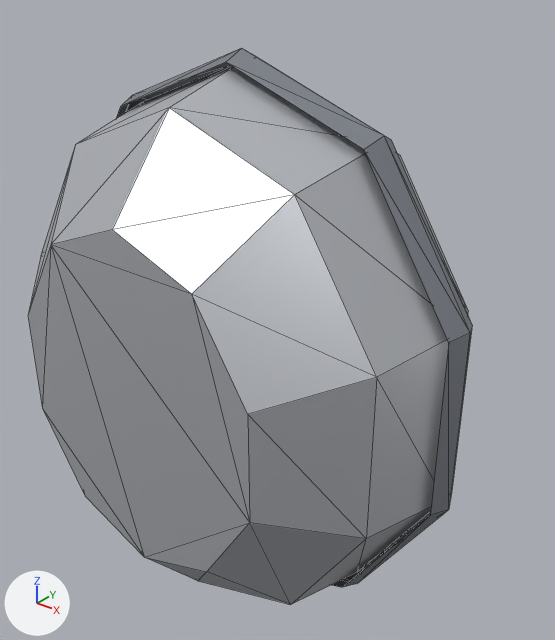
Before and after pictures for a commit that changed the glTF model client/public/models/armour/helm_cap.glb.
One viewpoint serves both versions: a 50 mm lens placed at (0.669, -3.495, 0.604), pointed at (0.009, -2.669, 0.092). Lighting does not change. The marker at lower left points along +X, +Y and +Z. The older version comes first. Mesh edges are drawn as thin lines. Vertices at exactly the same position are counted once.

In view in the first picture: 'Head'.
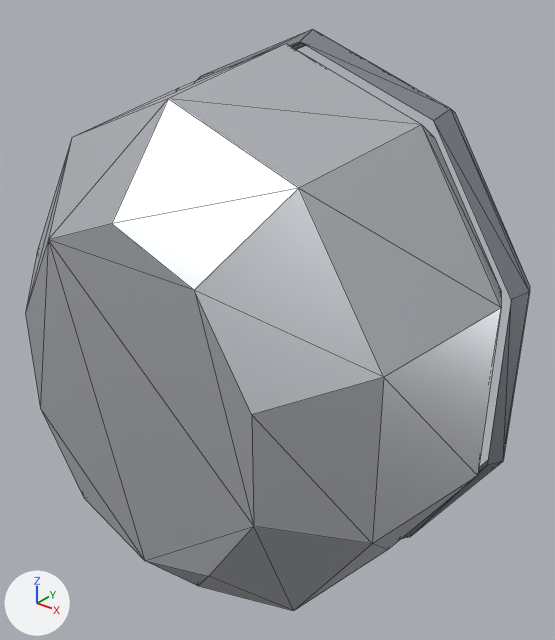
Scene script edits in JSON lines:
```json
{"block": "me_head", "where": "# used by ob_head; location = (0.0, 0.0, 0.0)"}
{"op": "remove", "block": "me_head", "code": "me_head.from_pydata(...)  # 86 vertices, 144 faces; spans x -0.344..0.344, y -2.96..-2.64, z -0.35..0.49"}
{"op": "add", "block": "me_head", "code": "me_head.from_pydata(...)  # 86 vertices, 144 faces; spans x -0.354..0.354, y -2.96..-2.42, z -0.362..0.502"}
{"block": "me_head", "change": "me_head part 1: the loose piece of 30 vertices spanning x -0.344..0.344, y -2.76..-2.7, z -0.35..0.49 is scaled about its middle by (1.03, 1, 1.03), then moved by (0.0, 0.15, 0.0)"}
{"block": "me_head", "change": "me_head part 2: 56 of 86 vertices moved; they spanned x -0.333..0.333, y -2.96..-2.64, z -0.342..0.476 and now span x -0.342..0.342, y -2.96..-2.42, z -0.352..0.488; mean shift (0.0, 0.091, -0.003); largest move (-0.02, -2.696, -0.278) -> (-0.02, -2.436, -0.288)"}
```

Boxes (x1, y1, x2, y2) around the edits, measured in the pictures (555 x 640 px; the box of a moved part takes in the faces that stretch with it):
```json
{"object": "Head", "change": "reshaped", "before": [28, 48, 472, 605], "after": [25, 29, 530, 611], "on screen": "14% wider"}
{"part": 1, "of": "me_head", "change": "moved or reshaped", "before": [116, 48, 472, 587], "after": [196, 29, 530, 539]}
{"part": 2, "of": "me_head", "change": "moved or reshaped", "before": [28, 66, 468, 605], "after": [25, 44, 501, 611]}
```
